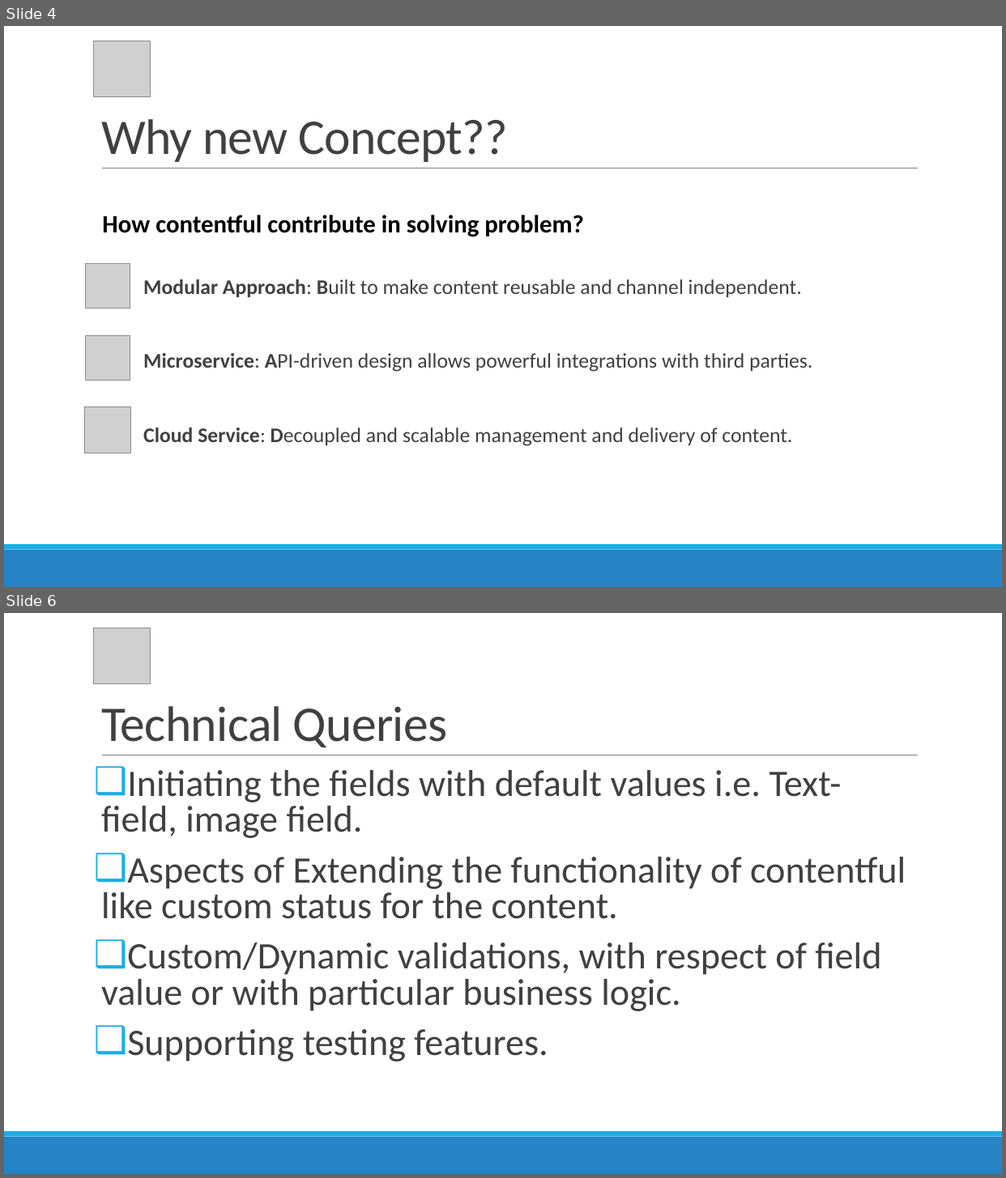
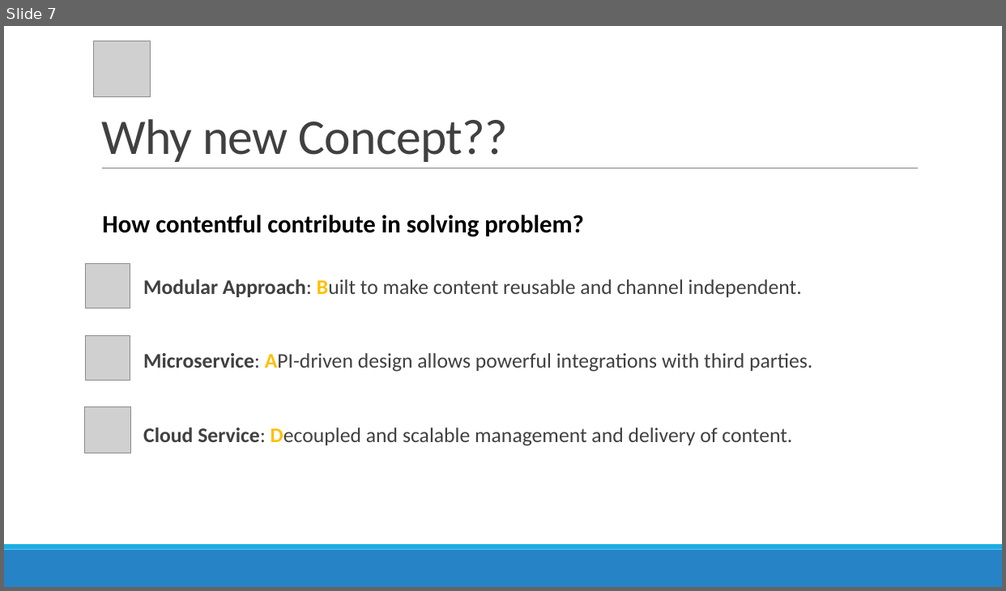
Before and after one commit to r4yadav/contentful-altudo, a slide deck: Contentful-queries.pptx. Shown one above the other, each under a label of ours: slides 4 and 6 before the commit, slide 7 after it; the slides between them are not shown. The pictures are 1006x1178 and 1006x591 pixels, drawn with LibreOffice and Linux fonts; fonts in the diff are those of the drawing; grey boxes stand for pictures. Boxes give left, top, right and bottom in pixels: in the first picture for what was removed or moved away, otherwise in the second. Text is boxed around its words. In the diff, an @@ line names an element or a change of style, - is before the commit and + after.

```diff
--- a/Contentful-queries.pptx
+++ b/Contentful-queries.pptx
@@ slide 6 removed at box(4, 613, 1002, 1174), background #FFFFFF; not listed: 3 template elements that a slide beside it also shows @@
@@ picture removed at box(94, 628, 150, 683) @@
@@ title removed at box(101, 706, 448, 747) @@
-Technical Queries
@@ text removed at box(101, 770, 906, 1062) @@
-❑ Initiating the fields with default values i.e. Text-field, image field.
-❑ Aspects of Extending the functionality of contentful like custom status for the content.
-❑ Custom/Dynamic validations, with respect of field value or with particular business logic.
-❑ Supporting testing features.
@@ what was slide 4 is now slide 7 @@
@@ slide 7 changed as well @@
@@ text "Modular Approach: Built to make ..." at box(143, 280, 812, 446): text colour #404040 to #FFC000 in "Built", "API-driven", "Decoupled" @@
```
Also in this commit, not shown: 3 other slides changed, 3 slides added, 3 other slides removed.
